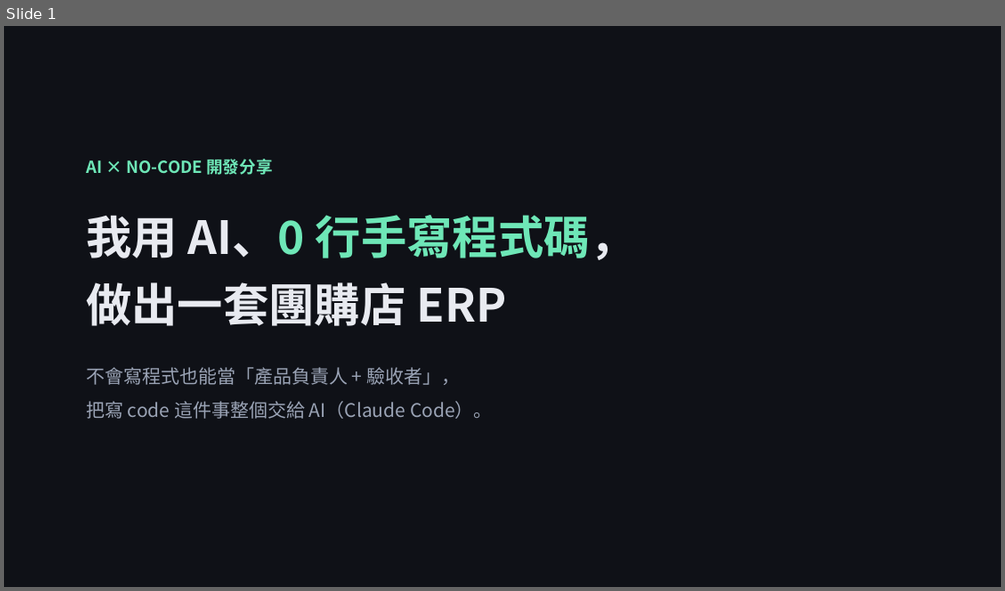
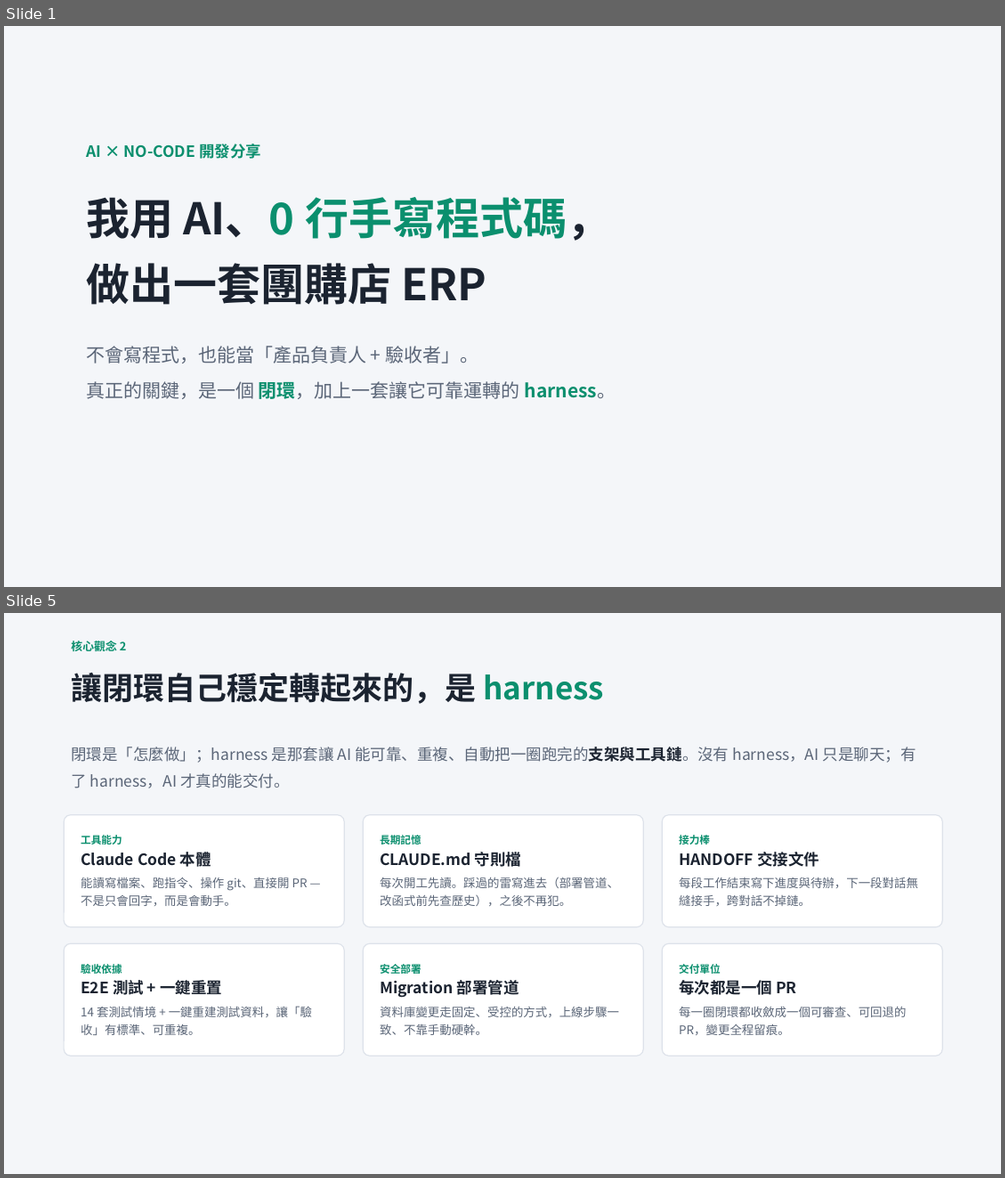
Before and after one commit to lt-foods/new_erp, a slide deck: docs/簡報-AI零程式碼開發ERP分享.pptx. Shown one above the other, each under a label of ours: slide 1 before the commit, slides 1 and 5 after it; the slides between them are not shown. The pictures are 1005x591 and 1005x1178 pixels, drawn with LibreOffice and Linux fonts; fonts in the diff are those of the drawing. Boxes give left, top, right and bottom in pixels: in the first picture for what was removed or moved away, otherwise in the second. Text is boxed around its words. In the diff, an @@ line names an element or a change of style, - is before the commit and + after.

```diff
--- a/docs/簡報-AI零程式碼開發ERP分享.pptx
+++ b/docs/簡報-AI零程式碼開發ERP分享.pptx
@@ slide 5 added at (4, 613, 1001, 1174), background #F4F6F9 @@
@@ text added at (71, 641, 127, 651), 11 pt, text #0B8F6E, bold @@
+核心觀念 2
@@ text added at (71, 673, 604, 704), 30 pt, text #1B2330, bold @@
+讓閉環自己穩定轉起來的，是 harness
@@ text added at (71, 747, 916, 788), 15 pt, text #5B6678 @@
+閉環是「怎麼做」；harness 是那套讓 AI 能可靠、重複、自動把一圈跑完的支架與工具鏈。沒有 harness，AI 只是聊天；有了 harness，AI 才真的能交付。
@@ rounded rectangle added at (64, 815, 344, 927), fill #FFFFFF, outline #DDE2EA 1 pt, 11.5 pt, text #5B6678 @@
+工具能力
+Claude Code 本體
+能讀寫檔案、跑指令、操作 git、直接開 PR — 不是只會回字，而是會動手。
@@ rounded rectangle added at (363, 815, 643, 927), fill #FFFFFF, outline #DDE2EA 1 pt, 11.5 pt, text #5B6678 @@
+長期記憶
+CLAUDE.md 守則檔
+每次開工先讀。踩過的雷寫進去（部署管道、改函式前先查歷史），之後不再犯。
@@ rounded rectangle added at (662, 815, 942, 927), fill #FFFFFF, outline #DDE2EA 1 pt, 11.5 pt, text #5B6678 @@
+接力棒
+HANDOFF 交接文件
+每段工作結束寫下進度與待辦，下一段對話無縫接手，跨對話不掉鏈。
@@ rounded rectangle added at (64, 943, 344, 1055), fill #FFFFFF, outline #DDE2EA 1 pt, 11.5 pt, text #5B6678 @@
+驗收依據
+E2E 測試 + 一鍵重置
+14 套測試情境 + 一鍵重建測試資料，讓「驗收」有標準、可重複。
@@ rounded rectangle added at (363, 943, 643, 1055), fill #FFFFFF, outline #DDE2EA 1 pt, 11.5 pt, text #5B6678 @@
+安全部署
+Migration 部署管道
+資料庫變更走固定、受控的方式，上線步驟一致、不靠手動硬幹。
@@ rounded rectangle added at (662, 943, 942, 1055), fill #FFFFFF, outline #DDE2EA 1 pt, 11.5 pt, text #5B6678 @@
+交付單位
+每次都是一個 PR
+每一圈閉環都收斂成一個可審查、可回退的 PR，變更全程留痕。
@@ slide 1 changed as well @@
@@ background #0F1117 to #F4F6F9 @@
@@ text "AI × NO-CODE 開發分享": place and size @@
-text "AI × NO-CODE 開發分享" at (86, 159, 636, 418)
+text "AI × NO-CODE 開發分享" at (86, 143, 615, 399)
@@ text at (86, 143, 610, 305): size 16 to 15 pt in "AI × NO-CODE 開發分享"; text colour #6EE7B7 to #0B8F6E in "AI × NO-CODE 開發分享", "AI、0 行手寫程式碼，"; size 44 to 42 pt, text colour #E8EAF0 to #1B2330 in "我用 AI、0 行手寫程式碼，", "做出一套團購店 ERP"; less space between paragraphs; line spacing 1.2 to 1.22 @@
@@ text at (86, 346, 615, 399): text changed; text colour #9AA3B5 to #5B6678 @@
-不會寫程式也能當「產品負責人 + 驗收者」，
-把寫 code 這件事整個交給 AI（Claude Code）。
+不會寫程式，也能當「產品負責人 + 驗收者」。
+真正的關鍵，是一個 閉環，加上一套讓它可靠運轉的 harness。
```
Also in this commit, not shown: 8 other slides changed, 2 other slides added, 1 slide removed, 1 other file.
